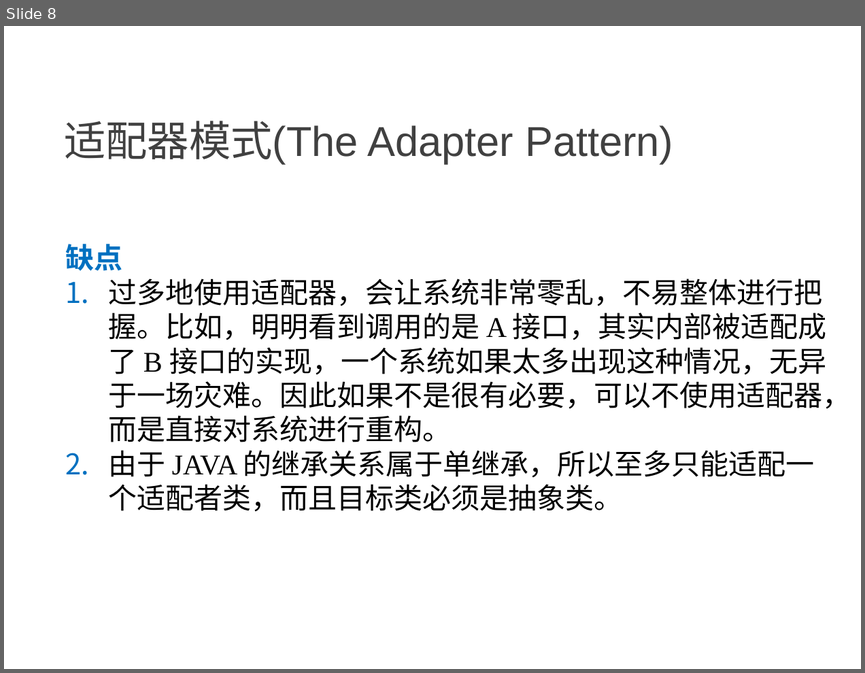
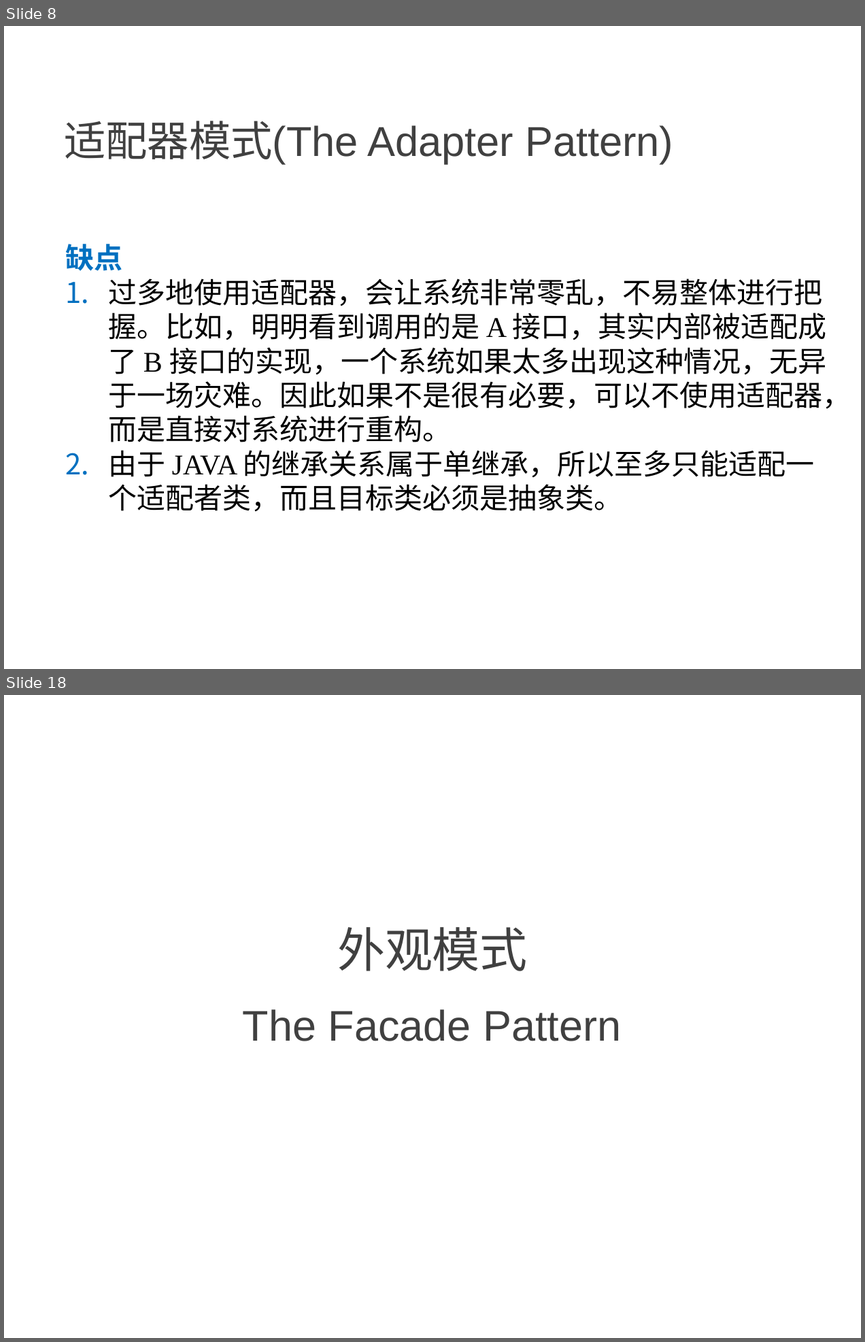
Before and after one commit to NewGr8Player/My-PPT, a slide deck: Design pattern/3.设计模式-结构型模式.pptx. Shown one above the other, each under a label of ours: slide 8 before the commit, slides 8 and 18 after it; the slides between them are not shown. The pictures are 865x673 and 865x1342 pixels, drawn with LibreOffice and Linux fonts; fonts in the diff are those of the drawing. Boxes give left, top, right and bottom in pixels: in the first picture for what was removed or moved away, otherwise in the second. Text is boxed around its words. In the diff, an @@ line names an element or a change of style, - is before the commit and + after.

Commit message:
Add     - 组合模式 The Composite Pattern     - 装饰模式 The Decorator Pattern     - 外观模式 The Facade Pattern

```diff
--- a/Design pattern/3.设计模式-结构型模式.pptx
+++ b/Design pattern/3.设计模式-结构型模式.pptx
@@ slide 18 added at (x1=4, y1=695, x2=861, y2=1338), background #FFFFFF @@
@@ text added at (x1=337, y1=927, x2=528, y2=971), 40 pt, text #404040 @@
+外观模式
@@ title added at (x1=243, y1=1009, x2=621, y2=1041), 36 pt, text #404040 @@
+The Facade Pattern
```
Also in this commit, not shown: 2 slides changed, 10 other slides added.
